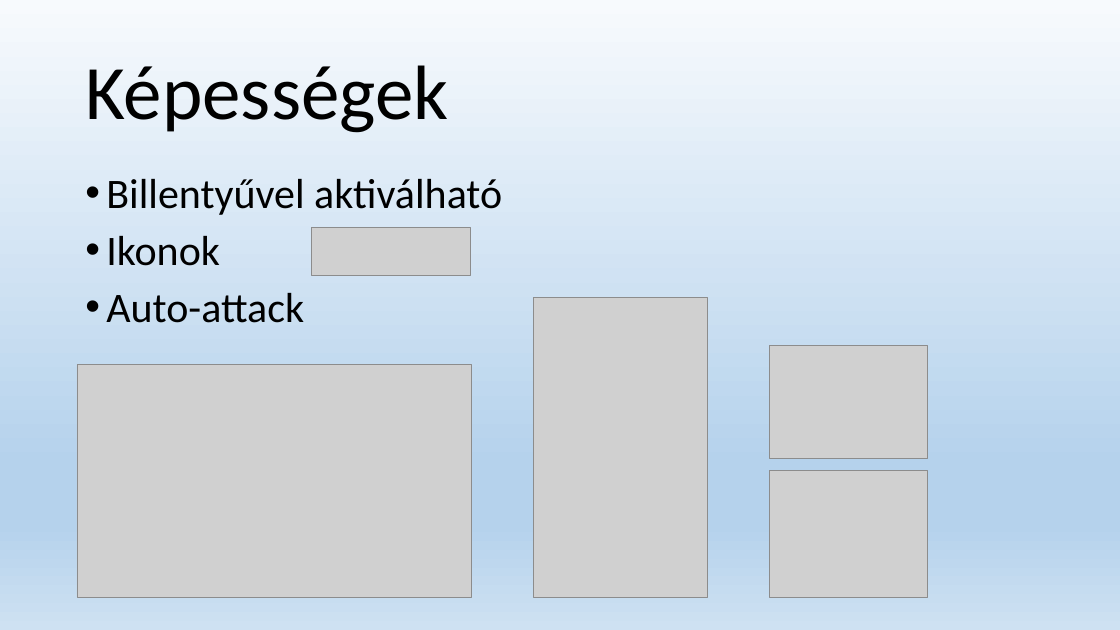
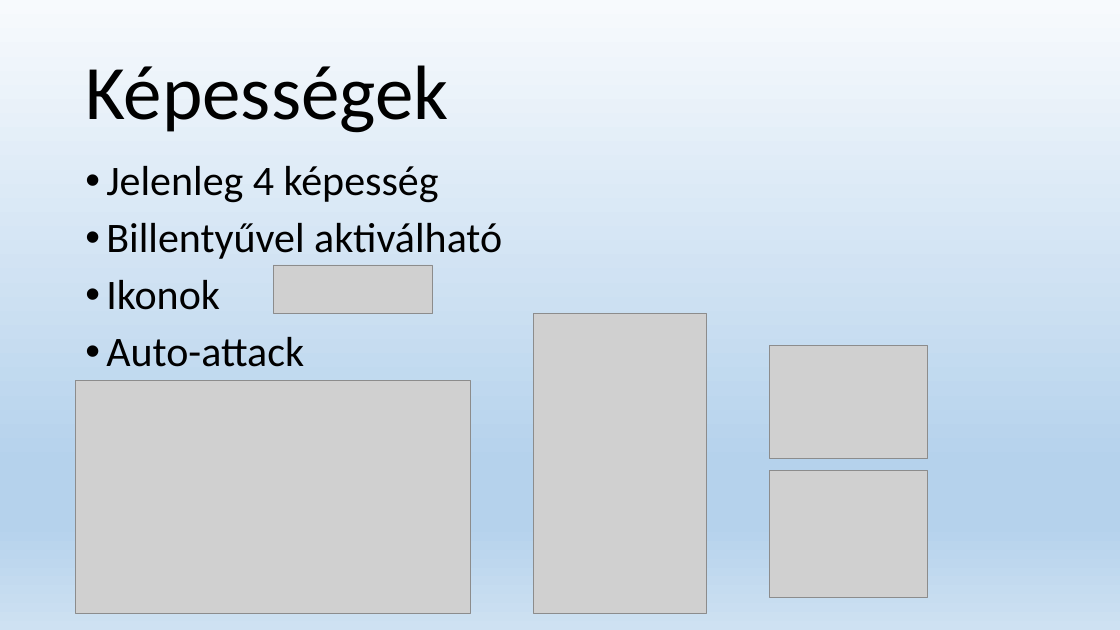
Before and after one commit to onezer/onallo_labor, a slide deck: slide 7 of Előadás.pptx (slide 6 before the commit). Drawn at 1120x630 pixels with LibreOffice and Linux fonts; fonts in the diff are those of the drawing; grey boxes stand for pictures. Boxes give left, top, right and bottom in pixels: in the first picture for what was removed or moved away, otherwise in the second. Text is boxed around its words. In the diff, an @@ line names an element or a change of style, - is before the commit and + after.

Commit message:
Dia

```diff
--- a/Előadás.pptx
+++ b/Előadás.pptx
@@ text "Jelenleg 4 képesség": place and size @@
-text "Jelenleg 4 képesség" at bbox=[106, 179, 502, 323]
+text "Jelenleg 4 képesség" at bbox=[106, 166, 502, 367]
@@ text at bbox=[106, 166, 439, 203]: paragraph added @@
+• Jelenleg 4 képesség
@@ picture: place and size @@
-picture at bbox=[312, 227, 471, 275]
+picture at bbox=[273, 265, 433, 313]
@@ picture: place and size @@
-picture at bbox=[534, 297, 707, 597]
+picture at bbox=[534, 313, 707, 613]
@@ picture: place and size @@
-picture at bbox=[77, 365, 472, 597]
+picture at bbox=[76, 381, 471, 613]
```
Also in this commit, not shown: 1 slide added.
